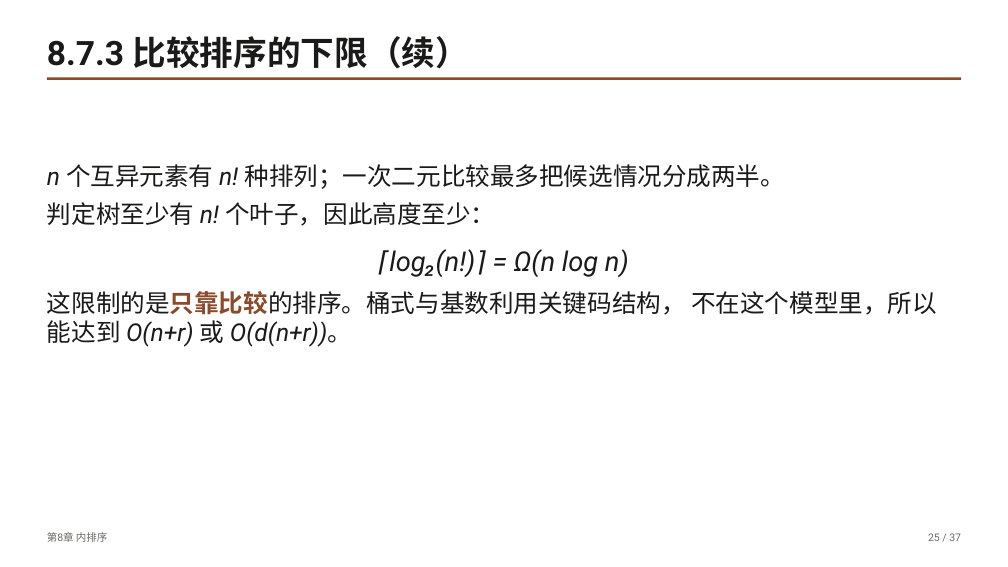
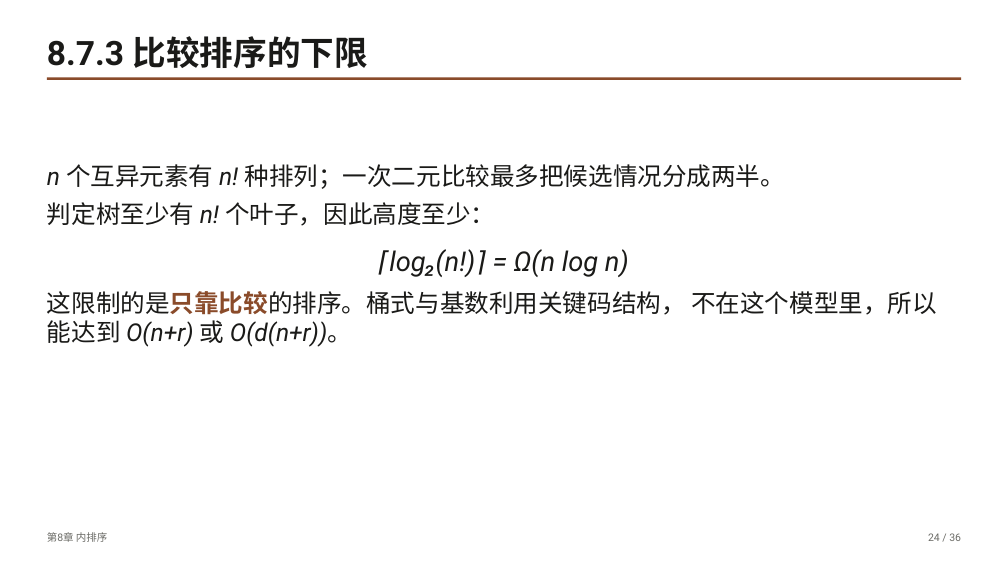
Before and after one commit to GMyhf/dsa-modernization, a slide deck: slide 24 of book/slides/pptx/ch08-sorting.pptx (slide 25 before the commit). Drawn at 1008x567 pixels with LibreOffice and Linux fonts; fonts in the diff are those of the drawing. Boxes give left, top, right and bottom in pixels: in the first picture for what was removed or moved away, otherwise in the second. Text is boxed around its words. In the diff, an @@ line names an element or a change of style, - is before the commit and + after.

```diff
--- a/book/slides/pptx/ch08-sorting.pptx
+++ b/book/slides/pptx/ch08-sorting.pptx
@@ text at (47,36,368,68): text changed @@
-8.7.3 比较排序的下限（续）
+8.7.3 比较排序的下限
@@ text at (928,533,961,541): text changed @@
-25 / 37
+24 / 36
```
Also in this commit, not shown: 35 other slides changed, 1 slide removed, 21 other files.
